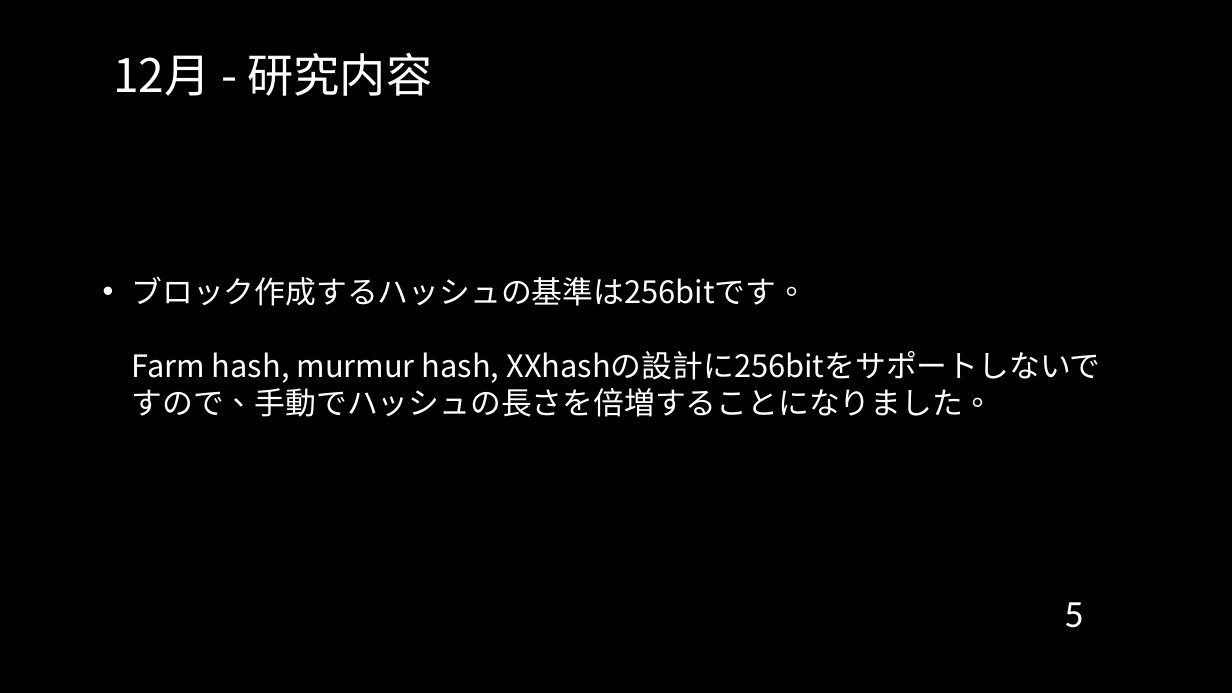
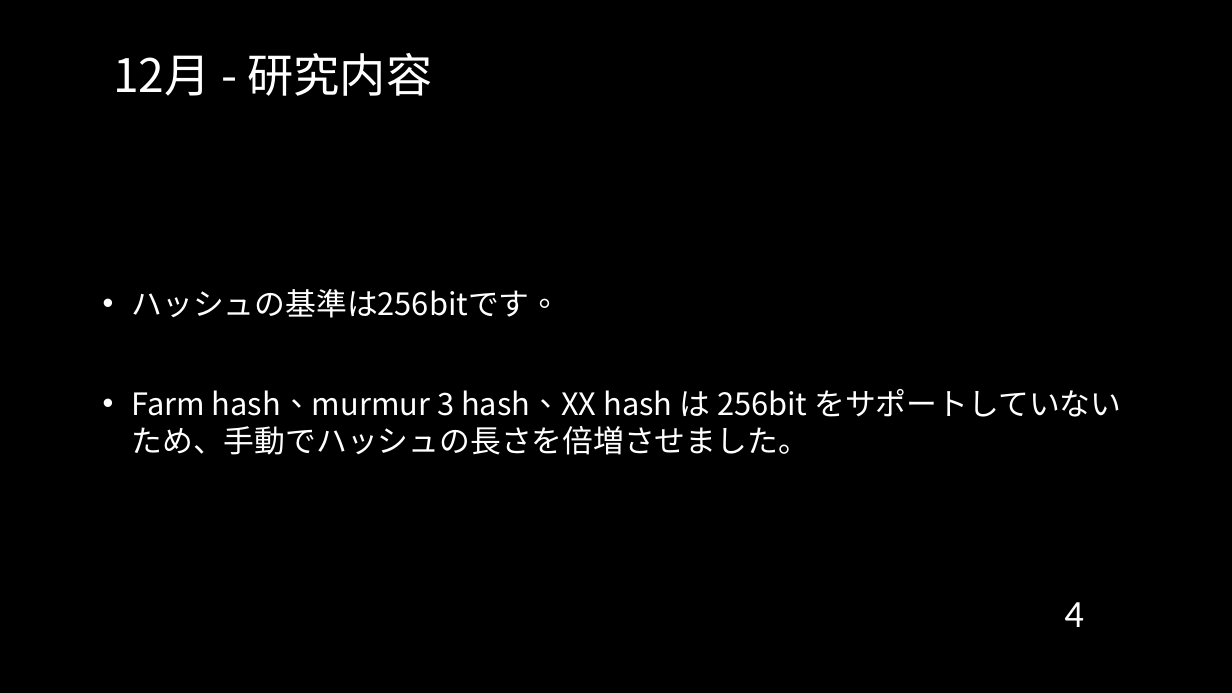
Before and after one commit to cyrusmanosa/Ecc-Year-3, a slide deck: slide 4 of Y3-Sem2/ITゼミ演習II/2024年度_12月報告会_Sk3a04_文家俊.pptx (slide 5 before the commit). Drawn at 1232x693 pixels with LibreOffice and Linux fonts; fonts in the diff are those of the drawing; background and template pictures are left out. Boxes give left, top, right and bottom in pixels: in the first picture for what was removed or moved away, otherwise in the second. Text is boxed around its words. In the diff, an @@ line names an element or a change of style, - is before the commit and + after.

```diff
--- a/Y3-Sem2/ITゼミ演習II/2024年度_12月報告会_Sk3a04_文家俊.pptx
+++ b/Y3-Sem2/ITゼミ演習II/2024年度_12月報告会_Sk3a04_文家俊.pptx
@@ text at [131,289,1121,455]: text changed @@
-• ブロック作成するハッシュの基準は256bitです。
-  Farm hash, murmur hash, XXhashの設計に256bitをサポートしないですので、手動でハッシュの長さを倍増することになりました。
+• ハッシュの基準は256bitです。
+• Farm hash、murmur 3 hash、XX hash は 256bit をサポートしていないため、手動でハッシュの長さを倍増させました。
@@ page number at [1064,602,1083,627]: text changed @@
-5
+4
```
Also in this commit, not shown: 6 other slides changed, 7 other files.
